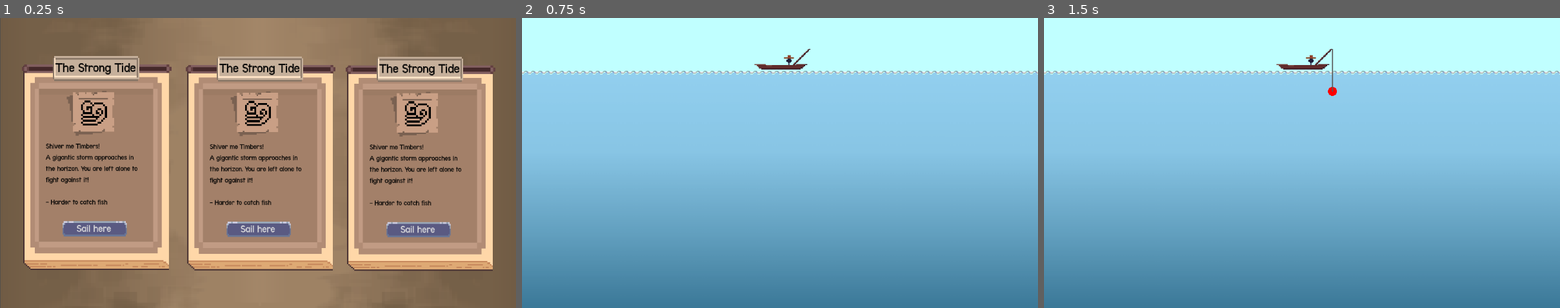
Above: before the commit, frames 1-3 (left to right).
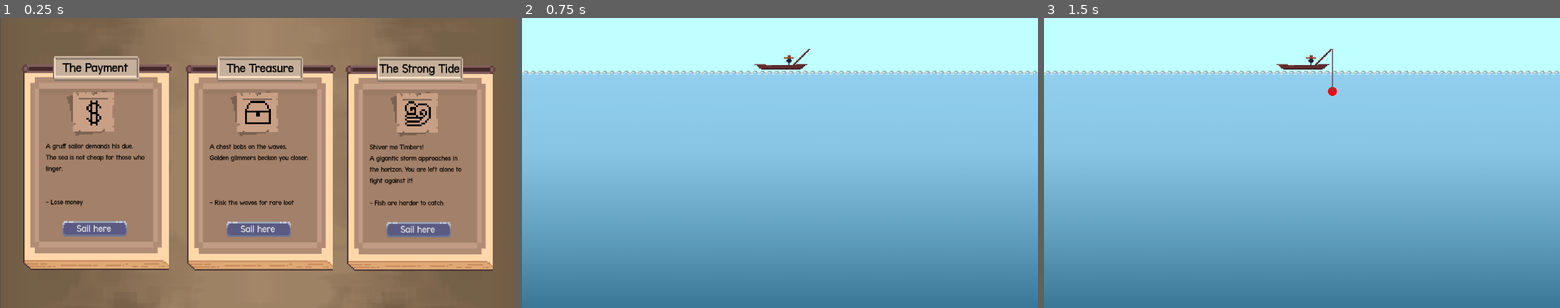
Above: after the commit, the same moments.

Repository: Gugaapo/fishing_game
Game: Godot game, scene res://scenes/Events_scene/events.tscn
Two runs of this game, one before a commit and one after it. Both use one fixed random seed, a clock stepped at 60 frames per second and the inputs below.
Inputs:
- Up to frame 1 (0.25 s): no input
- Up to frame 2 (0.75 s): click "Sail here" at 0.5 s
- Up to frame 3 (1.5 s): tap Enter (ui_accept) at 1.25 s; hold Right (ui_right) from 1.28 s (still down); hold Z (fish) from 1.28 s (still down)

The runs differ from the first frame. In frame 1, 2.8% of the frame differs, in the area x 8-86%, y 15-65%; in frame 2, nothing differs; in frame 3, nothing differs.

Commit message:
add event system and data

Diff:
--- /dev/null
+++ b/events_data/downwind.tres
@@ -0,0 +1,12 @@
+[gd_resource type="Resource" script_class="EventData" load_steps=3 format=3 uid="uid://bq8375enrv0ip"]
+
+[ext_resource type="Script" path="res://scripts/event_scripts/EventData.gd" id="1_3r2vg"]
+[ext_resource type="Texture2D" uid="uid://baahpisjkgexi" path="res://assets/sprites/eventos/Downwind.png" id="1_4qgfw"]
+
+[resource]
+script = ExtResource("1_3r2vg")
+name = "The Downwind"
+description = "The sails swell with a steady breeze.
+Your ship glides swiftly across the waters."
+tip = "- No supply lost for the next 2 turns"
+image = ExtResource("1_4qgfw")
--- /dev/null
+++ b/events_data/payment.tres
@@ -0,0 +1,12 @@
+[gd_resource type="Resource" script_class="EventData" load_steps=3 format=3 uid="uid://bia3pnyv87hg4"]
+
+[ext_resource type="Texture2D" uid="uid://dkr1kn5p3ckbl" path="res://assets/sprites/eventos/Payment.png" id="1_nam47"]
+[ext_resource type="Script" path="res://scripts/event_scripts/EventData.gd" id="1_u8dw5"]
+
+[resource]
+script = ExtResource("1_u8dw5")
+name = "The Payment"
+description = "A gruff sailor demands his due.
+The sea is not cheap for those who linger."
+tip = "- Lose money"
+image = ExtResource("1_nam47")
--- /dev/null
+++ b/events_data/shoal.tres
@@ -0,0 +1,12 @@
+[gd_resource type="Resource" script_class="EventData" load_steps=3 format=3 uid="uid://divf2bwo61dfy"]
+
+[ext_resource type="Script" path="res://scripts/event_scripts/EventData.gd" id="1_5k43h"]
+[ext_resource type="Texture2D" uid="uid://xgjjoufck1rp" path="res://assets/sprites/eventos/Shoal.png" id="1_8sc1c"]
+
+[resource]
+script = ExtResource("1_5k43h")
+name = "The Shoal"
+description = "The sea ripples with silver scales.
+A massive school of fish crosses your path."
+tip = "- More fish!!!!"
+image = ExtResource("1_8sc1c")
--- /dev/null
+++ b/events_data/storm.tres
@@ -0,0 +1,12 @@
+[gd_resource type="Resource" script_class="EventData" load_steps=3 format=3 uid="uid://c5dyrmxknppgg"]
+
+[ext_resource type="Script" path="res://scripts/event_scripts/EventData.gd" id="1_66ah6"]
+[ext_resource type="Texture2D" uid="uid://ce6qd4nyt75xd" path="res://assets/sprites/eventos/Storm.png" id="1_78m8s"]
+
+[resource]
+script = ExtResource("1_66ah6")
+name = "The Storm"
+description = "Dark clouds rumble overhead.
+Winds howl and the sea churns violently."
+tip = "- Visibility drops sharply"
+image = ExtResource("1_78m8s")
--- /dev/null
+++ b/events_data/strong_tide.tres
@@ -0,0 +1,12 @@
+[gd_resource type="Resource" script_class="EventData" load_steps=3 format=3 uid="uid://cxsysu8wc6ung"]
+
+[ext_resource type="Script" path="res://scripts/event_scripts/EventData.gd" id="1_hbce5"]
+[ext_resource type="Texture2D" uid="uid://iisxxbq8b8ek" path="res://assets/sprites/eventos/StrongTide.png" id="1_r4i77"]
+
+[resource]
+script = ExtResource("1_hbce5")
+name = "The Strong Tide"
+description = "Shiver me Timbers!
+A gigantic storm approaches in the horizon. You are left alone to fight against it!"
+tip = "- Fish are harder to catch"
+image = ExtResource("1_r4i77")
--- /dev/null
+++ b/events_data/treasure.tres
@@ -0,0 +1,12 @@
+[gd_resource type="Resource" script_class="EventData" load_steps=3 format=3 uid="uid://drun5wi2n1lda"]
+
+[ext_resource type="Texture2D" uid="uid://c7uol2thqn81n" path="res://assets/sprites/eventos/Treasure.png" id="1_6dvrc"]
+[ext_resource type="Script" path="res://scripts/event_scripts/EventData.gd" id="1_edf0e"]
+
+[resource]
+script = ExtResource("1_edf0e")
+name = "The Treasure"
+description = "A chest bobs on the waves.
+Golden glimmers beckon you closer."
+tip = "- Risk the waves for rare loot"
+image = ExtResource("1_6dvrc")
--- a/project.godot
+++ b/project.godot
@@ -18,6 +18,7 @@
 [autoload]
 
 Globals="*res://scripts/Globals.gd"
+EventDB="*res://scripts/event_scripts/EventDB.gd"
 
 [display]
 
--- a/scenes/Events_scene/EventSelectionNode.tscn
+++ b/scenes/Events_scene/EventSelectionNode.tscn
@@ -1,6 +1,7 @@
-[gd_scene load_steps=12 format=3 uid="uid://eji6itgxjv8m"]
+[gd_scene load_steps=13 format=3 uid="uid://eji6itgxjv8m"]
 
 [ext_resource type="Texture2D" uid="uid://bqkhs3315fnkt" path="res://assets/Complete_UI_Book_Styles_Pack_Free_v1.0/01_TravelBookLite/Sprites/UI_TravelBook_BookPageLeft01a.png" id="1_8eaxj"]
+[ext_resource type="Script" path="res://scripts/event_scripts/EventSelectionNode.gd" id="1_bwcu8"]
 [ext_resource type="Texture2D" uid="uid://b8a36i4jg4fhj" path="res://assets/Complete_UI_Book_Styles_Pack_Free_v1.0/01_TravelBookLite/Sprites/UI_TravelBook_Slot01a.png" id="2_0xfm7"]
 [ext_resource type="Texture2D" uid="uid://dxcfxil06gg0u" path="res://assets/fantasy_pixelart_ui/sliders/silver_slider_filled.png" id="3_1dede"]
 [ext_resource type="FontFile" uid="uid://clkjta5vgibng" path="res://assets/fonts/Terminal-Grotesque-master/terminal-grotesque.ttf" id="3_hrxv2"]
@@ -19,6 +20,11 @@
 [node name="Root" type="Control"]
 layout_mode = 3
 anchors_preset = 0
+script = ExtResource("1_bwcu8")
+title_path = NodePath("TitleImage/TitleText")
+description_path = NodePath("Inner/Baseplate/Meio/InnerBackground/Event_text")
+tip_path = NodePath("Inner/Baseplate/Meio/InnerBackground/Event_explanation")
+image_path = NodePath("Inner/Baseplate/Meio/InnerBackground/Icon_frame/Icon")
 
 [node name="Inner" type="Control" parent="."]
 anchors_preset = 0
--- a/scenes/Events_scene/events.tscn
+++ b/scenes/Events_scene/events.tscn
@@ -4,9 +4,9 @@
 [ext_resource type="Script" path="res://scripts/event_scripts/events.gd" id="1_qsv4e"]
 [ext_resource type="PackedScene" uid="uid://eji6itgxjv8m" path="res://scenes/Events_scene/EventSelectionNode.tscn" id="3_8x6dj"]
 
-[node name="Events" type="Node2D" node_paths=PackedStringArray("search_root")]
+[node name="Events" type="Node2D" node_paths=PackedStringArray("search_roots")]
 script = ExtResource("1_qsv4e")
-search_root = NodePath("Root")
+search_roots = [NodePath("Root"), NodePath("Root2"), NodePath("Root3")]
 
 [node name="Sprite2D" type="Sprite2D" parent="."]
 position = Vector2(1, 0)
--- /dev/null
+++ b/scripts/event_scripts/EventDB.gd
@@ -0,0 +1,68 @@
+# EventDB.gd (autoload)
+extends Node
+
+const EVENTS_DIR := "res://events_data"  # <-- set to your actual folder
+
+var events: Dictionary = {}          # exact name -> EventData
+var _name_lut: Dictionary = {}       # lowercase -> exact name
+var _loaded := false
+
+func _ready() -> void:
+	_load_events()
+
+func _ensure_loaded() -> void:
+	if not _loaded:
+		_load_events()
+
+func _load_events() -> void:
+	events.clear()
+	_name_lut.clear()
+	_loaded = false
+
+	var dir := DirAccess.open(EVENTS_DIR)
+	if dir == null:
+		push_error("EventDB: can't open dir: %s" % EVENTS_DIR)
+		return
+
+	dir.list_dir_begin()
+	var fname := dir.get_next()
+	var count := 0
+	while fname != "":
+		if not dir.current_is_dir() and fname.ends_with(".tres"):
+			var path := EVENTS_DIR.path_join(fname)
+			var res := ResourceLoader.load(path, "EventData")  # type hint helps if class_name EventData exists
+			if res == null:
+				res = ResourceLoader.load(path)
+
+			if res is EventData:
+				var key := String(res.name).strip_edges()
+				if key.is_empty():
+					key = fname.get_basename()
+				events[key] = res
+				_name_lut[key.to_lower()] = key
+				count += 1
+			else:
+				var type_name := "null"
+				if res != null:
+					type_name = res.get_class()
+				push_warning("EventDB: skipping %s (type: %s)" % [fname, type_name])
+		fname = dir.get_next()
+	dir.list_dir_end()
+
+	_loaded = true
+	print("EventDB: loaded %d events from %s" % [count, EVENTS_DIR])
+	if count > 0:
+		print("EventDB keys:", events.keys())
+
+func get_event(name: String) -> EventData:
+	_ensure_loaded()
+	if events.has(name):
+		return events[name]
+	var lc := name.to_lower()
+	if _name_lut.has(lc):
+		return events[_name_lut[lc]]
+	return null
+
+func list_event_names() -> PackedStringArray:
+	_ensure_loaded()
+	return PackedStringArray(events.keys())
--- /dev/null
+++ b/scripts/event_scripts/EventData.gd
@@ -0,0 +1,8 @@
+# EventData.gd
+extends Resource
+class_name EventData
+
+@export var name: String
+@export_multiline var description: String
+@export var tip: String
+@export var image: Texture2D
--- /dev/null
+++ b/scripts/event_scripts/EventSelectionNode.gd
@@ -0,0 +1,38 @@
+# EventPanel.gd (Godot 4)
+extends Control
+class_name EventPanel
+
+@export var title_path: NodePath
+@export var description_path: NodePath
+@export var tip_path: NodePath
+@export var image_path: NodePath
+
+var _title: Label
+var _desc: Label
+var _tip: Label
+var _image: TextureRect
+
+func _ready():
+	_title = get_node_or_null(title_path) as Label
+	_desc  = get_node_or_null(description_path) as Label
+	_tip   = get_node_or_null(tip_path) as Label
+	_image = get_node_or_null(image_path) as TextureRect
+
+func show_event(event_name: String) -> bool:
+	var ev: EventData = EventDB.get_event(event_name)
+	print(ev)
+	print (event_name)
+	if ev == null:
+		push_warning("Event not found: %s" % event_name)
+		return false
+
+	if _title: _title.text = ev.name
+
+	if _desc:
+		if _desc is Label:
+			(_desc as Label).text = ev.description
+
+	if _tip: _tip.text = ev.tip
+	if _image: _image.texture = ev.image
+
+	return true
--- a/scripts/event_scripts/events.gd
+++ b/scripts/event_scripts/events.gd
@@ -1,14 +1,67 @@
 extends Node2D
 
-@export var search_root: Node          # drag the nested scene root here
+@export var search_roots: Array[Node]
 @export var scene_path: String = "res://scenes/fishing_scene/debug_scene.tscn"
 
+var eventNames: Array[String] = [
+	"The Downwind",
+	"The Payment",
+	"The Shoal",
+	"The Storm",
+	"The Strong Tide",
+	"The Treasure"
+]
+
+var rng: RandomNumberGenerator = RandomNumberGenerator.new()
+
 func _ready():
-	var root := search_root if search_root else self
-	var button := root.find_child("SailButton", true, false) as BaseButton
+	rng.randomize()
+
+	var pool: Array[String] = eventNames.duplicate()
+	pool.shuffle()
+
+	var count: int = min(search_roots.size(), pool.size())
+	for i in range(count):
+		var root: Node = search_roots[i] if search_roots[i] else self
+		var event_name: String = pool[i]
+		_assign_event_to_root(root, event_name)
+
+	if search_roots.size() > pool.size():
+		push_warning("More roots than available events; extra roots were not assigned.")
+
+func _assign_event_to_root(root: Node, event_name: String) -> void:
+	# 1) Immediately fill the UI under this root
+	var panel: EventPanel = _find_event_panel(root)
+	if panel:
+		var ok := panel.show_event(event_name)
+		if not ok:
+			push_warning("Panel under %s could not show event '%s'." % [root.name, event_name])
+	else:
+		push_warning("EventPanel not found under %s" % root.name)
+
+	# 2) (Optional) Also hook the SailButton to change scene using this assigned event
+	var button: BaseButton = root.find_child("SailButton", true, false) as BaseButton
 	if button:
-		button.pressed.connect(func(): _on_ui_button_pressed(scene_path))
+		if not button.pressed.is_connected(Callable(self, "_on_sail_button_pressed")):
+			# capture event_name for this specific root
+			button.pressed.connect(func():
+				Globals.current_event = event_name
+				_on_sail_button_pressed()
+			)
+	else:
+		push_warning("SailButton not found under %s" % root.name)
 
-func _on_ui_button_pressed(scene_path: String) -> void:
-	print("Loading:", scene_path)
+func _find_event_panel(n: Node) -> EventPanel:
+	# Depth-first search for a node of type EventPanel inside 'n'
+	var p: EventPanel = n as EventPanel
+	if p:
+		return p
+	for child in n.get_children():
+		var found := _find_event_panel(child)
+		if found:
+			return found
+	return null
+
+func _on_sail_button_pressed() -> void:
+	print("Loading:", scene_path, " | Event:", Globals.current_event)
 	get_tree().change_scene_to_file(scene_path)
Binary file added: assets/sprites/eventos/Downwind.png
Not shown, added: assets/sprites/eventos/Downwind.png.import
Binary file added: assets/sprites/eventos/Payment.png
Not shown, added: assets/sprites/eventos/Payment.png.import
Binary file added: assets/sprites/eventos/Shoal.png
Not shown, added: assets/sprites/eventos/Shoal.png.import
Binary file added: assets/sprites/eventos/Storm.png
Not shown, added: assets/sprites/eventos/Storm.png.import
Binary file added: assets/sprites/eventos/Treasure.png
Not shown, added: assets/sprites/eventos/Treasure.png.import
